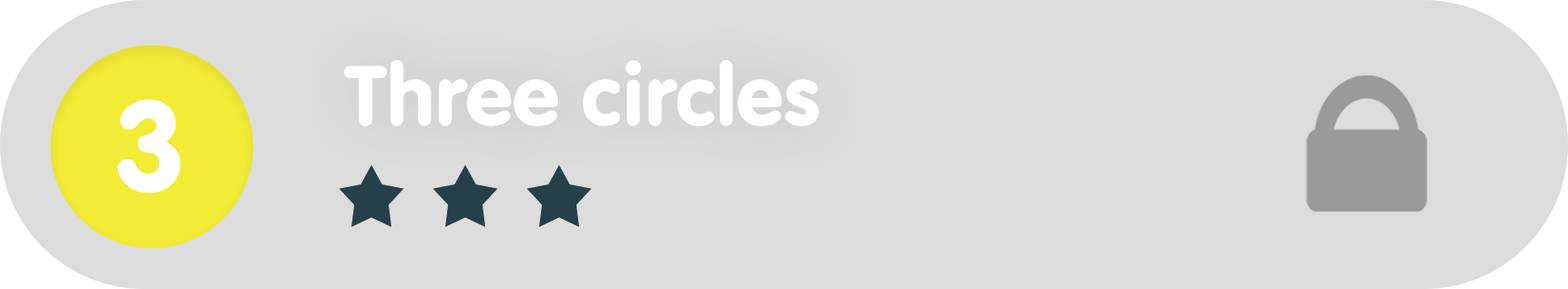
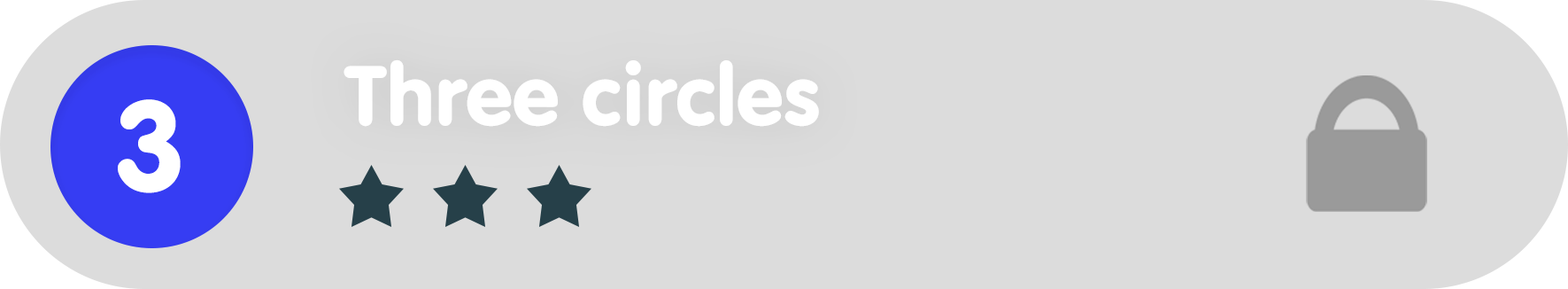
Before/after of a 1568×289 layered artwork. What changed in the layer stack:
painted on "Ellipse_green" over bbox(50, 45, 254, 248)
